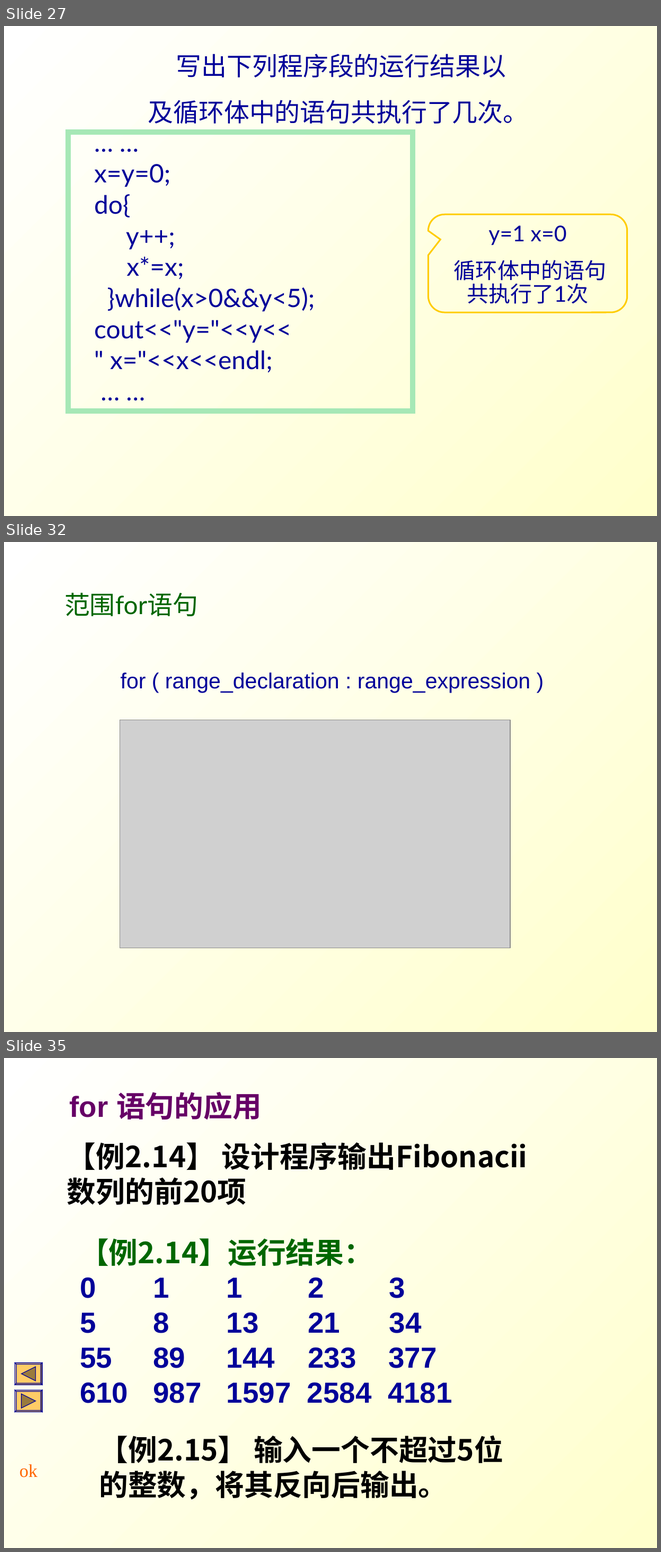
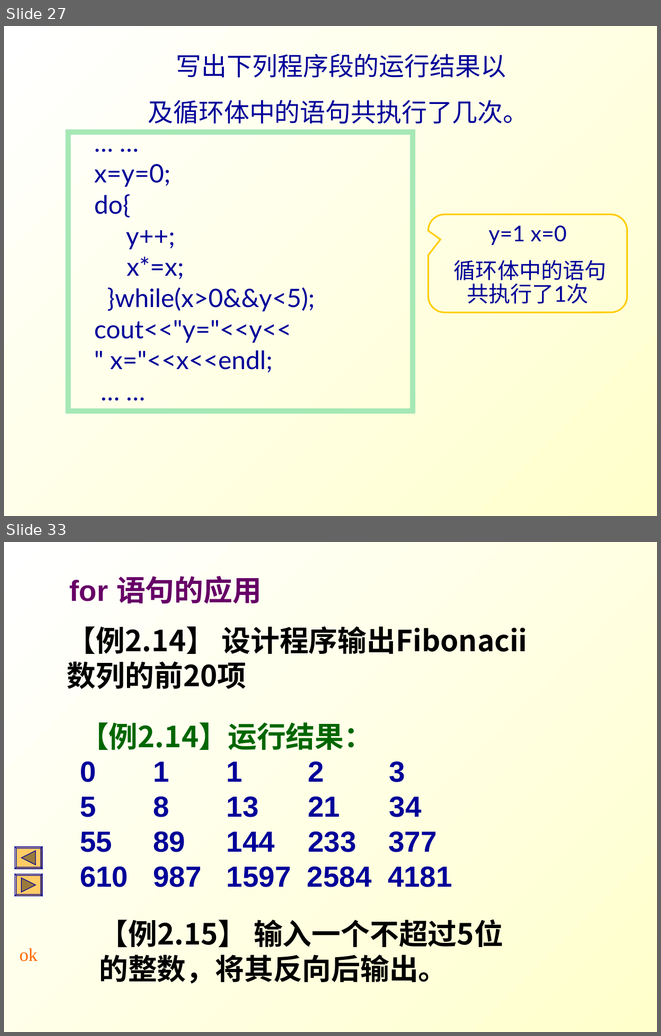
Before and after one commit to Changhe160/Changhe160.github.io, a slide deck: teachingRes/Cplusplus/unit02控制结构.ppt. Shown one above the other, each under a label of ours: slides 27, 32 and 35 before the commit, slides 27 and 33 after it; the slides between them are not shown. The pictures are 661x1552 and 661x1036 pixels, drawn with LibreOffice and Linux fonts; fonts in the diff are those of the drawing; grey boxes stand for pictures. Boxes give left, top, right and bottom in pixels: in the first picture for what was removed or moved away, otherwise in the second. Text is boxed around its words. In the diff, an @@ line names an element or a change of style, - is before the commit and + after.

```diff
--- a/teachingRes/Cplusplus/unit02控制结构.ppt
+++ b/teachingRes/Cplusplus/unit02控制结构.ppt
@@ slide 32 removed at (x1=4, y1=542, x2=657, y2=1032), background gradient #FFFFFF to #FFFFCC @@
@@ title removed at (x1=64, y1=592, x2=198, y2=616) @@
-范围for语句
@@ text removed at (x1=121, y1=672, x2=530, y2=693) @@
-for ( range_declaration : range_expression )
@@ picture removed at (x1=120, y1=720, x2=510, y2=948) @@
@@ what was slide 35 is now slide 33 @@
```
Also in this commit, not shown: 8 slides changed, 1 other slide removed.
